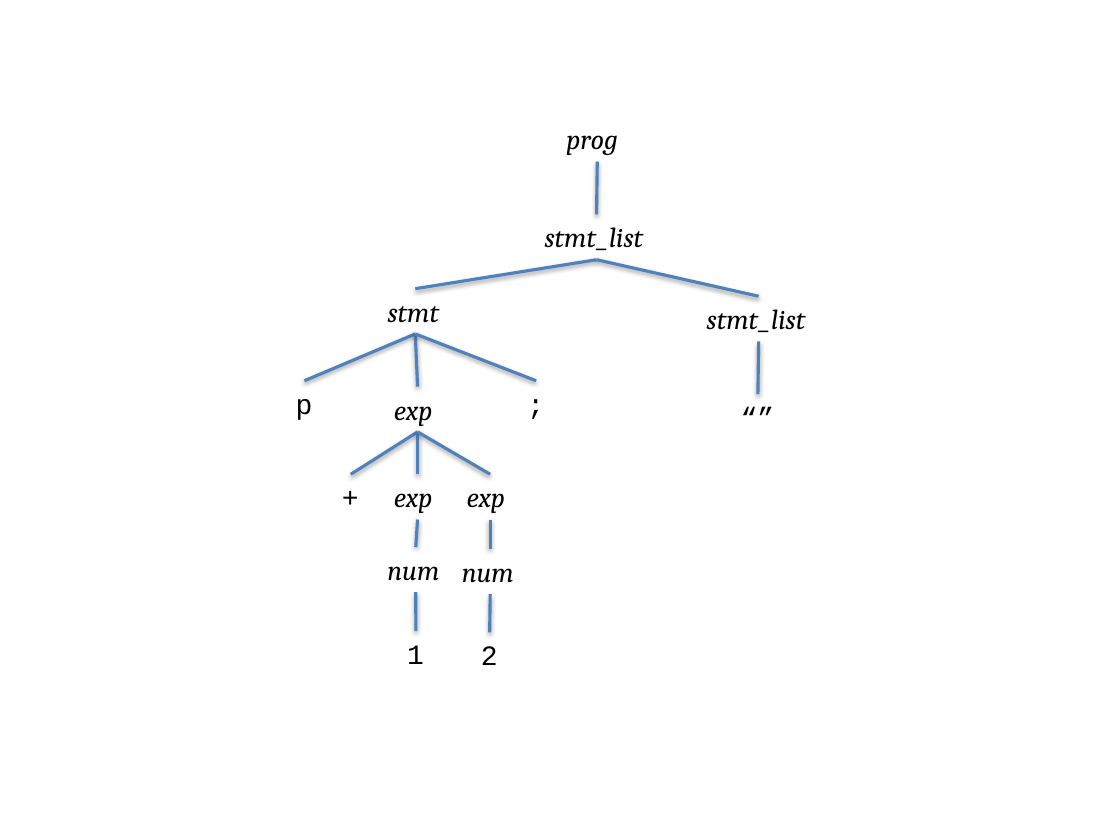
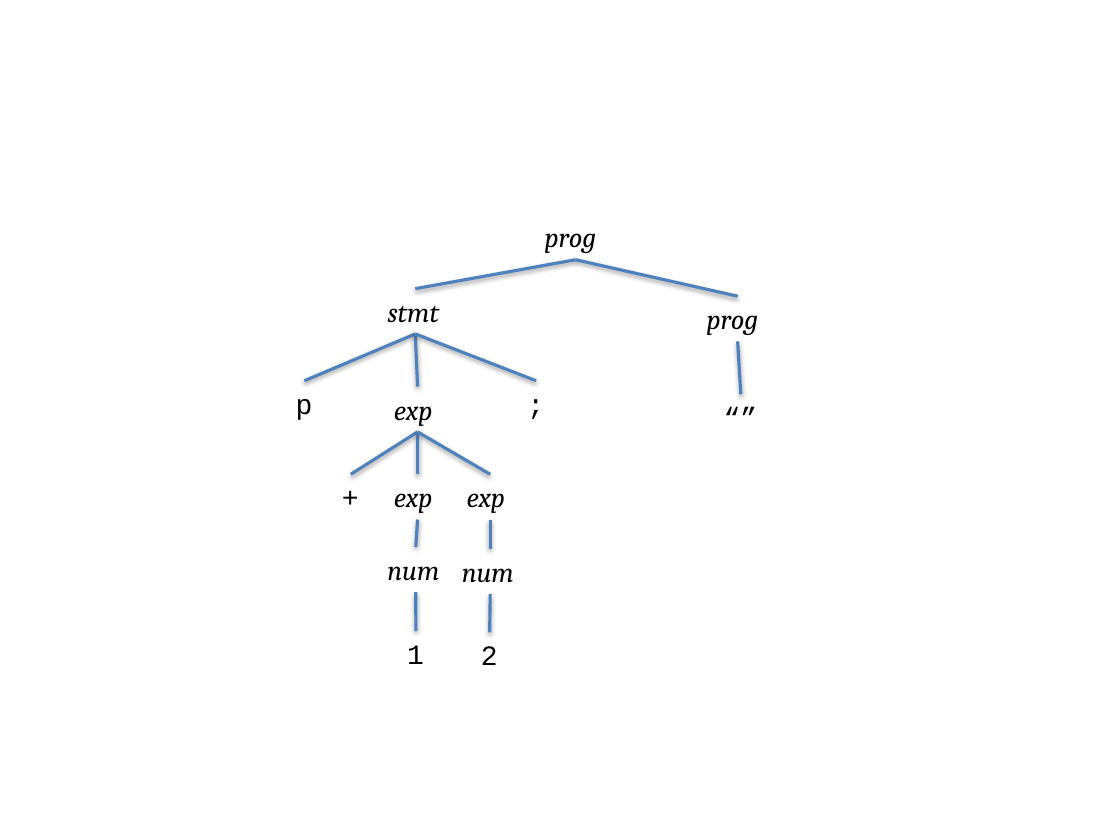
Before and after one commit to tiernanduvallygit/plipy, a slide deck: slide 1 of Notebooks/figures/chap02/3/figure.pptx. Drawn at 1120x840 pixels with LibreOffice and Linux fonts; fonts in the diff are those of the drawing. Boxes give left, top, right and bottom in pixels: in the first picture for what was removed or moved away, otherwise in the second. Text is boxed around its words. In the diff, an @@ line names an element or a change of style, - is before the commit and + after.

```diff
--- a/Notebooks/figures/chap02/3/figure.pptx
+++ b/Notebooks/figures/chap02/3/figure.pptx
@@ line removed from (597, 161) to (597, 215) @@
@@ text "prog": place and size @@
-text "prog" at (566,135,618,155)
+text "prog" at (545,233,597,253)
@@ text removed at (545,227,644,250) @@
-stmt_list
@@ line moved from (597, 260) - (416, 289) to (576, 260) - (416, 289) @@
@@ line moved from (597, 260) - (758, 296) to (576, 260) - (738, 296) @@
@@ text at (707,315,759,335): text changed @@
-stmt_list
+prog
@@ line moved from (758, 342) - (758, 394) to (738, 342) - (740, 394) @@
@@ text "“”": place and size @@
-text "“”" at (729,394,785,439)
+text "“”" at (712,394,768,439)
```
Also in this commit, not shown: 4 other files.
